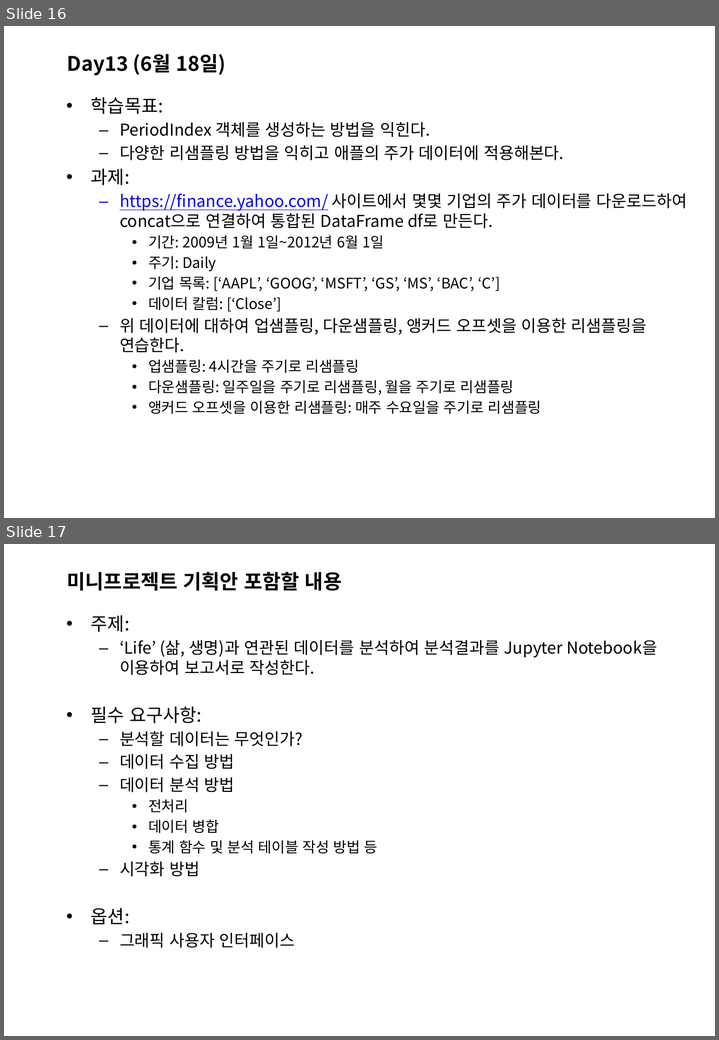
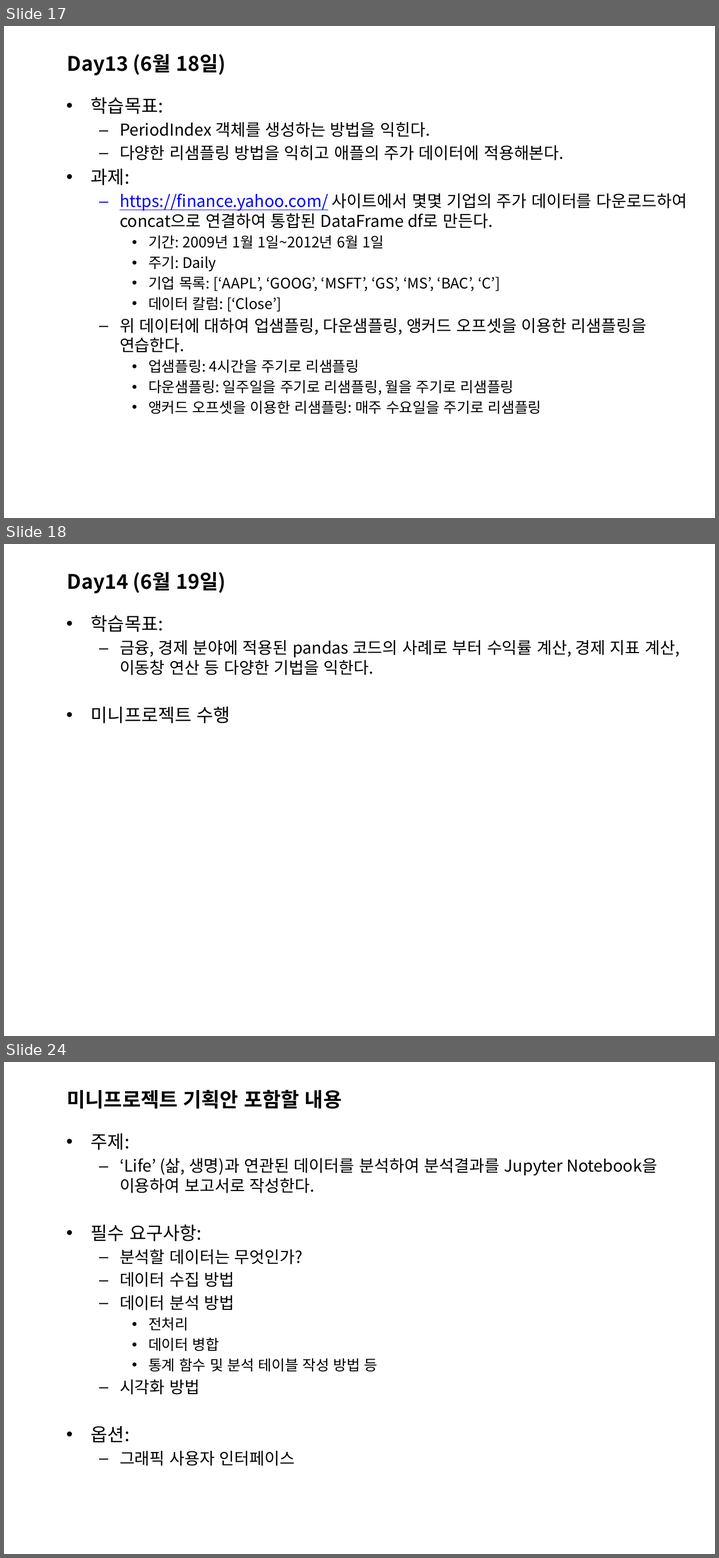
Before and after one commit to sulheebaek/DAPython, a slide deck: 한2018_파이썬을 활용한 데이터 분석_강의개요.pptx. Shown one above the other, each under a label of ours: slides 16 and 17 before the commit, slides 17, 18 and 24 after it; the slides between them are not shown. The pictures are 719x1040 and 719x1558 pixels, drawn with LibreOffice and Linux fonts; fonts in the diff are those of the drawing; background and template pictures are left out. Boxes give left, top, right and bottom in pixels: in the first picture for what was removed or moved away, otherwise in the second. Text is boxed around its words. In the diff, an @@ line names an element or a change of style, - is before the commit and + after.

```diff
--- a/한2018_파이썬을 활용한 데이터 분석_강의개요.pptx
+++ b/한2018_파이썬을 활용한 데이터 분석_강의개요.pptx
@@ slide 18 added at bbox=[4, 544, 715, 1036], background picture (left out) @@
@@ title added at bbox=[67, 572, 226, 594], 22 pt, text #000000, bold @@
+Day14 (6월 19일)
@@ text added at bbox=[91, 615, 679, 723], 18 pt, text #000000 @@
+• 학습목표:
+  – 금융, 경제 분야에 적용된 pandas 코드의 사례로 부터 수익률 계산, 경제 지표 계산, 이동창 연산 등 다양한 기법을 익한다.
+• 미니프로젝트 수행
@@ what was slide 16 is now slide 17 @@
@@ what was slide 17 is now slide 24 @@
```
Also in this commit, not shown: 3 slides changed, 8 other slides added, 1 other file.
